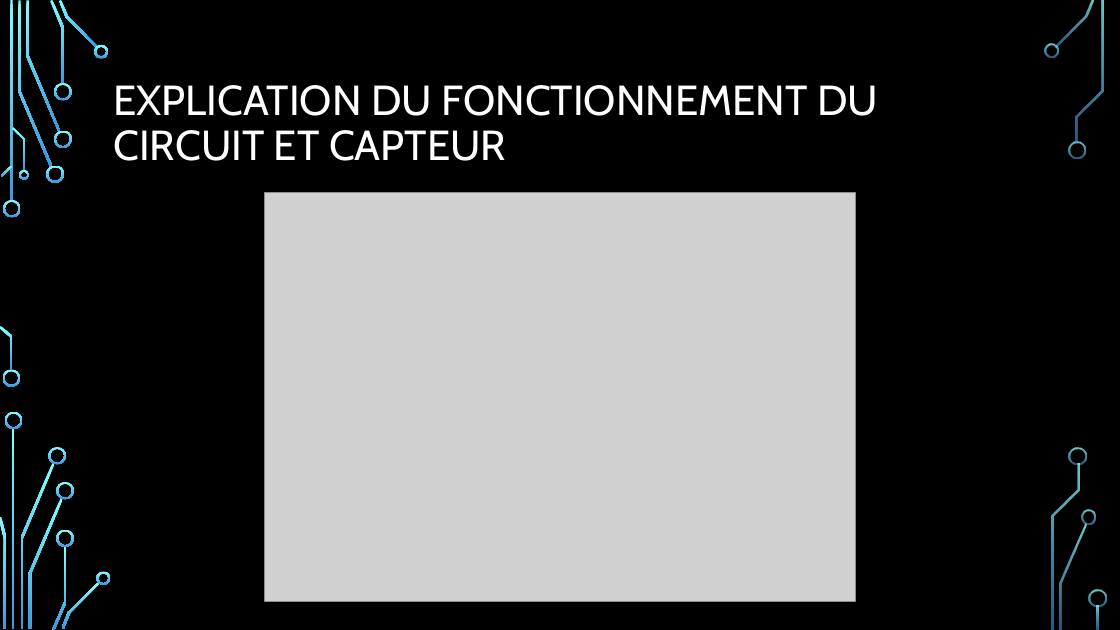
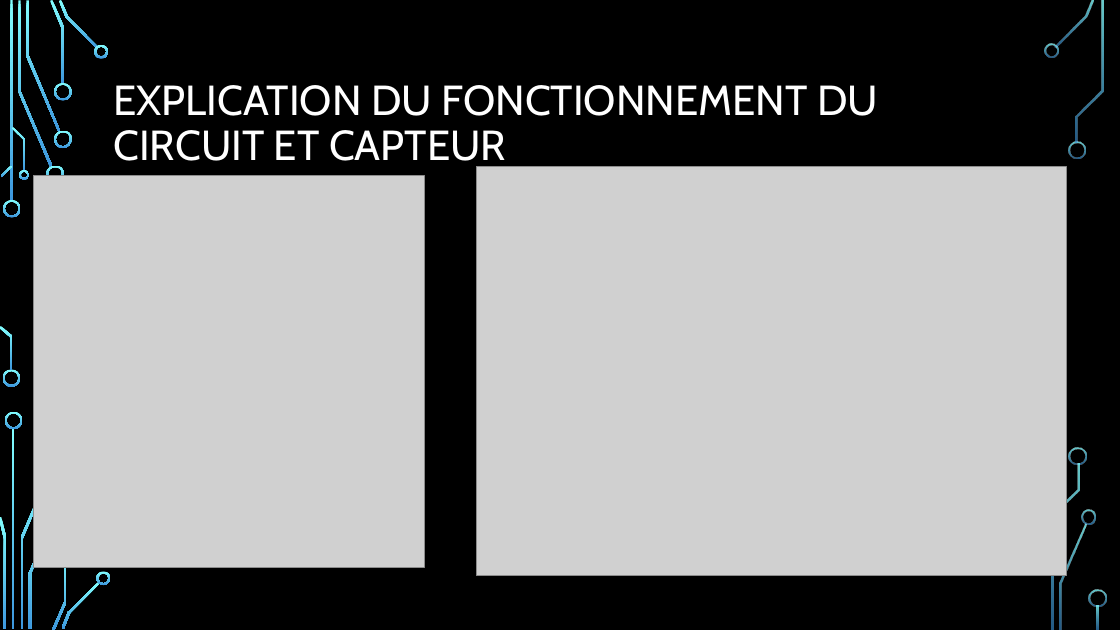
Before and after one commit to AE-L/Projet-SmartPatate, a slide deck: slide 4 of Projet smart-patate.pptx. Drawn at 1120x630 pixels with LibreOffice and Linux fonts; fonts in the diff are those of the drawing; grey boxes stand for pictures; background and template pictures are left out. Boxes give left, top, right and bottom in pixels: in the first picture for what was removed or moved away, otherwise in the second. Text is boxed around its words. In the diff, an @@ line names an element or a change of style, - is before the commit and + after.

```diff
--- a/Projet smart-patate.pptx
+++ b/Projet smart-patate.pptx
@@ picture added at (34,175,424,567) @@
@@ picture: place and size @@
-picture at (265,192,855,602)
+picture at (476,167,1067,576)
@@ freeform shape removed at (49,447,66,465) @@
@@ freeform shape removed at (56,482,74,500) @@
@@ freeform shape removed at (56,529,74,547) @@
```
Also in this commit, not shown: 2 other slides changed, 1 other file.
